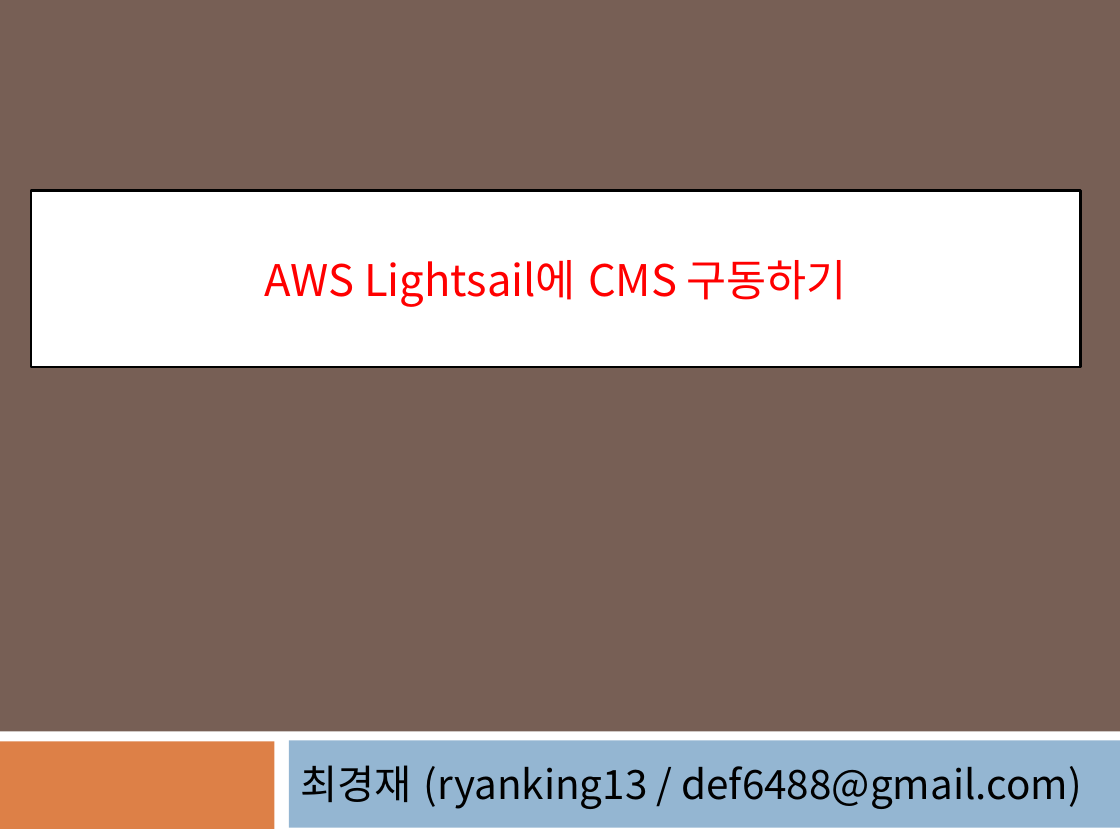
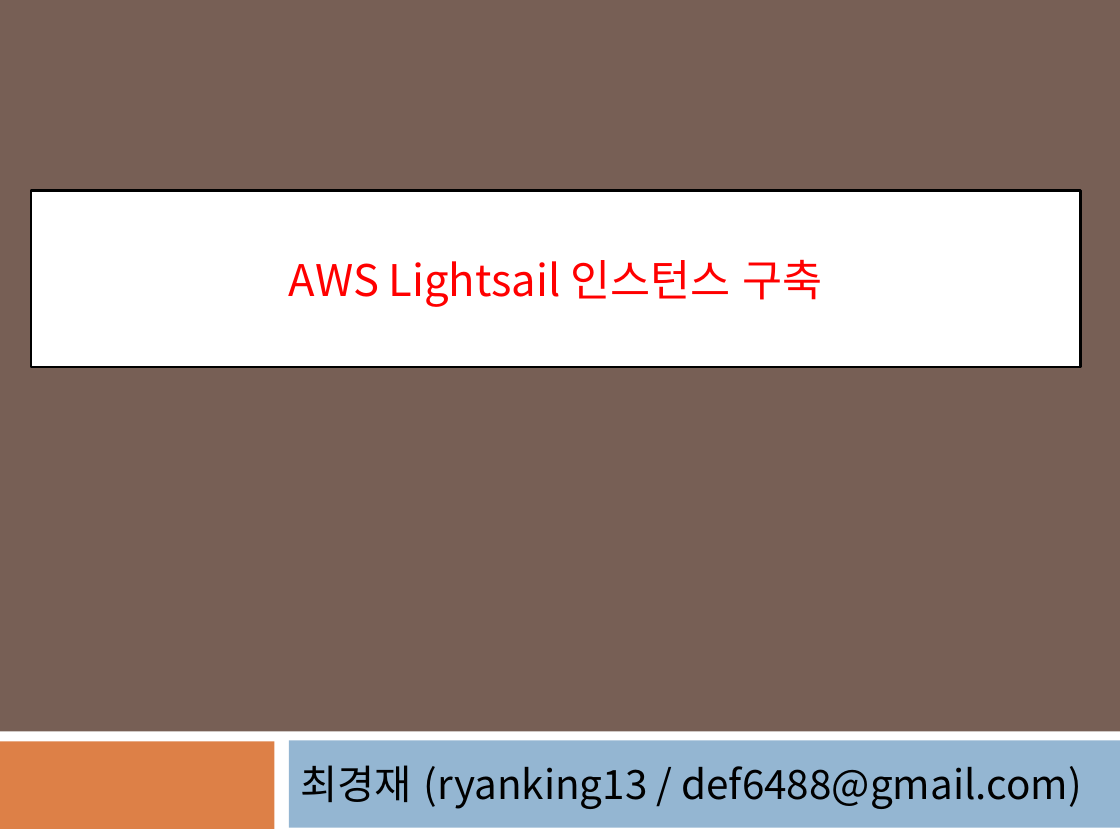
Before and after one commit to ryanking13/oneshot-cms-deploy, a slide deck: slide 1 of docs/0.aws-setup.pptx. Drawn at 1120x840 pixels with LibreOffice and Linux fonts; fonts in the diff are those of the drawing. Boxes give left, top, right and bottom in pixels: in the first picture for what was removed or moved away, otherwise in the second. Text is boxed around its words. In the diff, an @@ line names an element or a change of style, - is before the commit and + after.

```diff
--- a/docs/0.aws-setup.pptx
+++ b/docs/0.aws-setup.pptx
@@ text in rectangle at (289,259,822,307): text changed @@
-AWS Lightsail에 CMS 구동하기
+AWS Lightsail 인스턴스 구축
```
Also in this commit, not shown: 1 other file.
